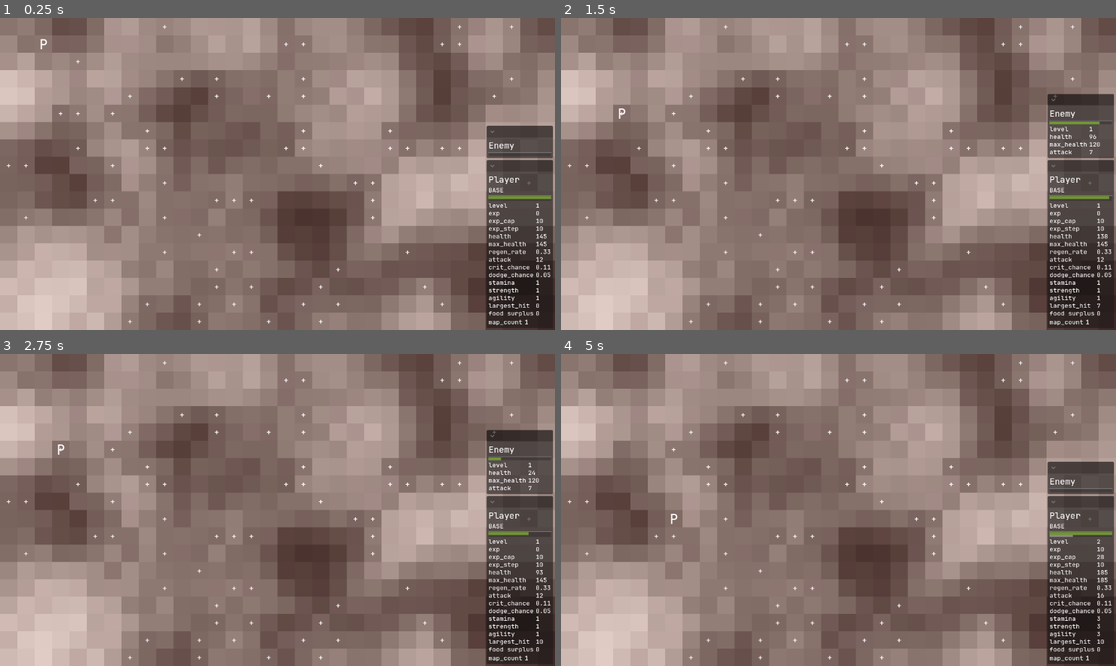
Above: before the commit, frames 1-4 (two rows, left to right).
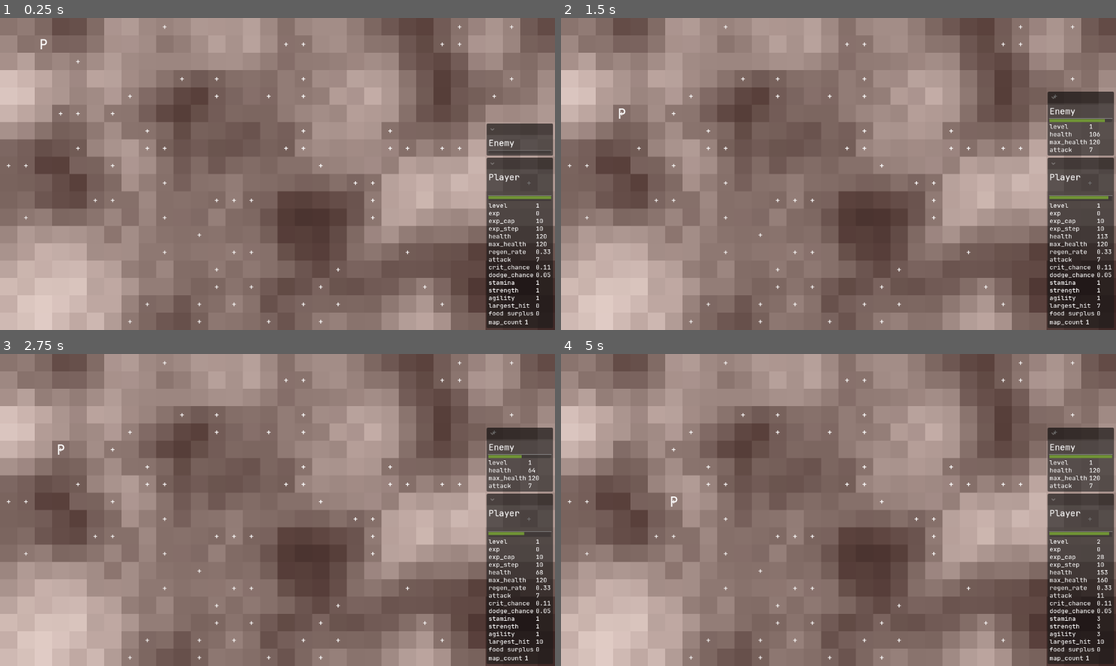
Above: after the commit, the same moments.

Repository: crystalfiction/rpg-simulator
Game: Godot game, scene res://src/controllers/world/world_controller.tscn
Two runs of this game, one before a commit and one after it. Both use one fixed random seed, a clock stepped at 60 frames per second and the inputs below.
Inputs:
- Up to frame 1 (0.25 s): no input
- Up to frame 2 (1.5 s): hold C (world_continue) 0.53-1.28 s; tap - (world_tick_dec) at 1.35 s
- Up to frame 3 (2.75 s): tap Enter at 2 s; hold = (world_tick_inc) from 2.03 s (still down)
- Up to frame 4 (5 s): tap C (world_continue) at 2.75, 2.85 s; release = (world_tick_inc) at 2.78 s; hold - (world_tick_dec) 3.53-4.28 s; tap = (world_tick_inc) at 4.35 s

The runs differ from the first frame. In frame 1, 0.5% of the frame differs, in the area x 87-100%, y 33-79%; in frame 2, 1.0%; in frame 3, 0.9%; in frame 4, 2.0%, in the area x 19-100%, y 23-79%.

Commit message:
experimenting with data structures

Diff:
--- a/src/controllers/entities/enemy/enemy_controller.gd
+++ b/src/controllers/entities/enemy/enemy_controller.gd
@@ -3,8 +3,6 @@
 # references
 var enemy_scene = preload("res://src/entities/enemies/enemy.tscn")
 # components
-var eid_ref = 0
-
 var enemies = []
 
 # Enemy Initialization
@@ -34,8 +32,6 @@
 	var new_enemy = self.enemy_scene.instantiate()
 	# metadata
 	new_enemy.data.uid = world_controller.uid_ref
-	new_enemy.data.eid = self.eid_ref
-	new_enemy.name = "enemy_" + str(new_enemy.data.eid)
 	new_enemy.data.world = self.world
 	new_enemy.data.controller = self
 	# actions
@@ -46,7 +42,6 @@
 
 	# update uid ref
 	world_controller.uid_ref += 1
-	self.eid_ref += 1
 
 	return e
 
--- a/src/controllers/entities/player/player_controller.gd
+++ b/src/controllers/entities/player/player_controller.gd
@@ -5,8 +5,6 @@
 var player: Player
 var item_controller: Controller
 # components
-var pid_ref = 0
-
 var exp_step: int = 1
 var exp_rate: int
 var exp_cap: int
@@ -143,16 +141,9 @@
 	var world_controller = self.world.data.controller
 	# create new player scene
 	var new_player = self.player_scene.instantiate()
-
-	## TODO: get player class
-	# initialize player class and data structure
-	new_player.init_player(Player.PlayerClass.BASE)
-
 	# metadata
 	new_player.data.uid = world_controller.uid_ref
-	new_player.data.pid = self.pid_ref
-	new_player.name = "player_" + str(new_player.data.pid)
-	new_player.world = self.world
+	new_player.data.world = self.world
 	new_player.data.controller = self
 	# stats
 	new_player.data.stats = _calculate_stats(new_player)
@@ -165,7 +156,6 @@
 
 	# update uid ref
 	world_controller.uid_ref += 1
-	self.pid_ref += 1
 
 	# return player
 	return self.player
--- a/src/controllers/ui/ui_controller.gd
+++ b/src/controllers/ui/ui_controller.gd
@@ -147,8 +147,6 @@
 func _init_player_labels():
 	var player = self.world.data.player
 	# update class label
-	self.player_class_label.text = player.get_player_class_string()
-	self.player_class_label.label_settings = self.label_settings
 	# ui stats key
 	var stats = [
 		"level",
--- a/src/controllers/world/terrain_controller.gd
+++ b/src/controllers/world/terrain_controller.gd
@@ -2,7 +2,7 @@
 
 # refs
 var FileLogger
-var tile_scene = preload("res://src/entities/world/tile.tscn")
+var tile_scene = preload("res://src/entities/world/tiles/tile.tscn")
 var weather_controller_script = preload("res://src/controllers/world/weather_controller.gd")
 var resource_controller_script = preload("res://src/controllers/world/resource_controller.gd")
 var encounter_controller_script = preload("res://src/controllers/world/encounter_controller.gd")
@@ -276,7 +276,7 @@
 	var uid_ref = self.world.data.controller.uid_ref
 	var new_tile = tile_scene.instantiate()
 	# set tile data
-	new_tile.world = self.world
+	new_tile.data.world = self.world
 	new_tile.data.uid = uid_ref
 	new_tile.data.grid_idx = grid_idx
 	new_tile.name = "tile_" + str(new_tile.data.uid)
--- a/src/entities/enemies/enemy.gd
+++ b/src/entities/enemies/enemy.gd
@@ -4,8 +4,7 @@
 var data = {
 	"uid": 0,
 	"controller": "",
-	"eid": 0,
-	"parent": "", # the parent entity to the enemy
+	"world": "",
 	"grid_idx": Vector2i(0, 0),
 	"stats": {
 		"level": 0,
--- a/src/entities/entity.gd
+++ b/src/entities/entity.gd
@@ -1,4 +1 @@
 class_name Entity extends Node2D
-
-# refs
-var world: World
--- a/src/entities/player/classes/base.gd
+++ /dev/null
@@ -1,23 +0,0 @@
-class_name BaseClass extends Player
-
-# components
-var stats = {
-    "level": 0,
-    "exp": 0,
-    "exp_cap": 0,
-    "exp_step": 0,
-    "health": 0,
-    "max_health": 0,
-    "base_health": 125,
-    "regen_rate": 0.33,
-    "attack": 0,
-    "base_attack": 10,
-    "hit_chance": 0.66,
-    "crit_chance": 0.11,
-    "crit_bonus": 1.50,
-    "dodge_chance": 0.05,
-    "stamina": 0,
-    "strength": 0,
-    "agility": 0,
-    "largest_hit": 0,
-}
--- a/src/entities/player/player.gd
+++ b/src/entities/player/player.gd
@@ -4,10 +4,27 @@
 var data = {
 	"uid": 0,
 	"controller": "",
-	"pid": 0,
+	"world": "",
 	"grid_idx": Vector2i(0, 0),
 	"stats": {
-		# written on init
+		"level": 0,
+		"exp": 0,
+		"exp_cap": 0,
+		"exp_step": 0,
+		"health": 0,
+		"max_health": 0,
+		"base_health": 100,
+		"regen_rate": 0.33,
+		"attack": 0,
+		"base_attack": 5,
+		"hit_chance": 0.66,
+		"crit_chance": 0.11,
+		"crit_bonus": 1.50,
+		"dodge_chance": 0.05,
+		"stamina": 0,
+		"strength": 0,
+		"agility": 0,
+		"largest_hit": 0,
 	},
 	"actions": {
 		"controller": "",
@@ -23,39 +40,3 @@
 		"done": []
 	}
 }
-
-var Class: PlayerClass
-enum PlayerClass {
-	BASE,
-}
-var class_objs = {
-	0: BaseClass,
-}
-
-## gets and returns the class's initial stats from script object
-func _get_class_data(player_class: PlayerClass) -> Dictionary:
-	# create new class object
-	var new_obj = self.class_objs[player_class].new()
-	var class_stats = new_obj.stats
-	return class_stats
-
-## returns the current Player's PlayerClass value for type validation
-func get_player_class() -> PlayerClass:
-	var curr_class = self.Class
-	return curr_class
-
-# returns the current player's PlayerClass string
-func get_player_class_string() -> String:
-	var curr_class = self.Class
-	var key = self.PlayerClass.find_key(curr_class)
-	return key
-
-## sets player.Class to the passed player_class before entering tree
-func init_player(
-	player_class: PlayerClass = PlayerClass.BASE,
-):
-	# set player class
-	self.Class = player_class
-	# overwrite stats with class stats
-	var new_stats = _get_class_data(self.Class)
-	self.data.stats = new_stats
--- a/src/entities/world/tile.gd
+++ b/src/entities/world/tiles/tile.gd
@@ -19,6 +19,7 @@
 var data = {
 	"uid": 0,
 	"controller": "",
+	"world": "",
 	"grid_idx": Vector2i(0, 0),
 	"terrain": {},
 	"weather": {},
--- a/src/entities/world/tile.tscn
+++ b/src/entities/world/tiles/tile.tscn
@@ -1,13 +1,13 @@
 [gd_scene format=3 uid="uid://gg1b5vs25d6r"]
 
-[ext_resource type="Script" uid="uid://da2ik1gon7omk" path="res://src/entities/world/tile.gd" id="1_1rpgm"]
+[ext_resource type="Script" uid="uid://cs6ty2gbfts44" path="res://src/entities/world/tiles/tile.gd" id="1_1rpgm"]
 [ext_resource type="Gradient" uid="uid://chwasyj7f5pin" path="res://src/assets/world/tile/soil_5YR.tres" id="1_f75nv"]
 [ext_resource type="FontFile" uid="uid://dvjb12pu7hof1" path="res://src/assets/JetBrainsMono-Medium.ttf" id="3_mk1qm"]
 
 [sub_resource type="GradientTexture2D" id="GradientTexture2D_mk1qm"]
 gradient = ExtResource("1_f75nv")
 
-[node name="Tile" type="Sprite2D" unique_id=1023157020 node_paths=PackedStringArray("label_density", "label_water", "label_erosion", "label_resources", "label_encounters", "label_grid_x", "label_grid_y", "tile_color") groups=["tiles"]]
+[node name="Tile" type="Sprite2D" unique_id=1023157020 node_paths=PackedStringArray("label_density", "label_water", "label_erosion", "label_resources", "label_grid_x", "label_grid_y", "tile_color") groups=["tiles"]]
 texture = SubResource("GradientTexture2D_mk1qm")
 centered = false
 script = ExtResource("1_1rpgm")
@@ -15,7 +15,6 @@
 label_water = NodePath("Terrain/Labels/TileData/Water")
 label_erosion = NodePath("Terrain/Labels/TileData/Erosion")
 label_resources = NodePath("Terrain/Labels/Interactables/Resources")
-label_encounters = NodePath("")
 label_grid_x = NodePath("Terrain/Labels/GridLabels/x")
 label_grid_y = NodePath("Terrain/Labels/GridLabels/y")
 tile_color = NodePath("Terrain")
--- a/src/entities/world/world.gd
+++ b/src/entities/world/world.gd
@@ -1,11 +1,10 @@
 class_name World extends Entity
-
-# refs
 
 # components
 var data = {
 	"uid": 0,
 	"controller": "",
+	"world": "",
 	"terrain": {
 		"grid": [], # [[ Vector2i(x, y) ]]
 		"tile_map": [], # [[ Tile<Sprite2D> ]]
Renamed: src/controllers/entities/actions/action_controller.gd -> src/controllers/entities/action_controller.gd
Not shown, added: src/controllers/entities/action_controller.gd.uid
Not shown, removed: src/entities/player/classes/base.gd.uid
Not shown, removed: src/entities/world/tile.gd.uid
Not shown, added: src/entities/world/tiles/tile.gd.uid
